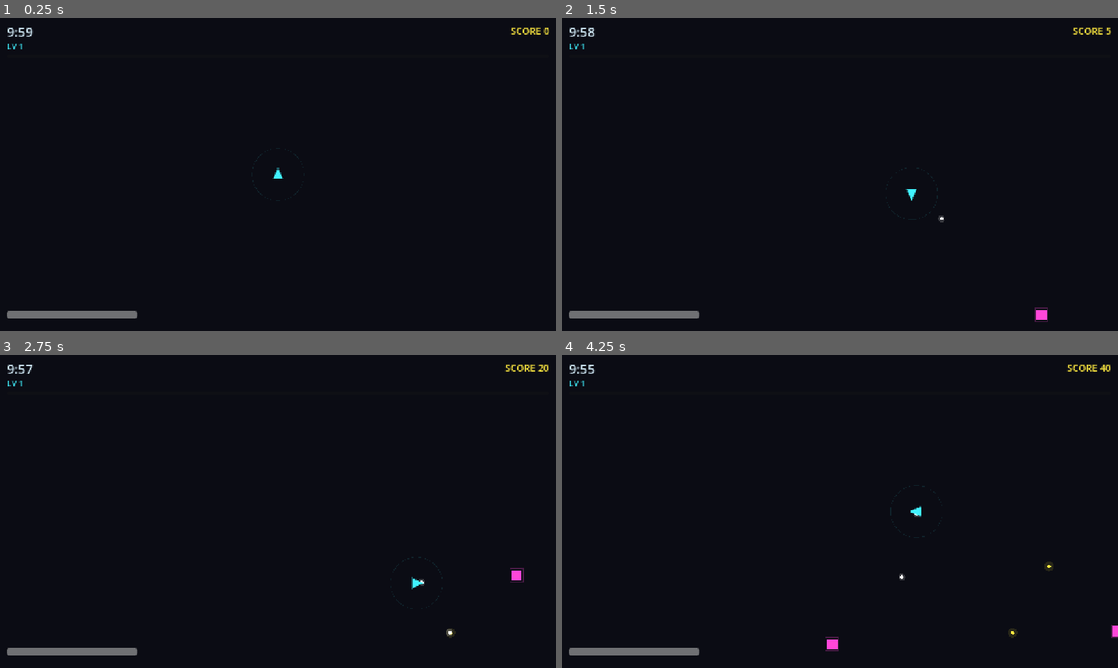
Above: before the commit, frames 1-4 (two rows, left to right).
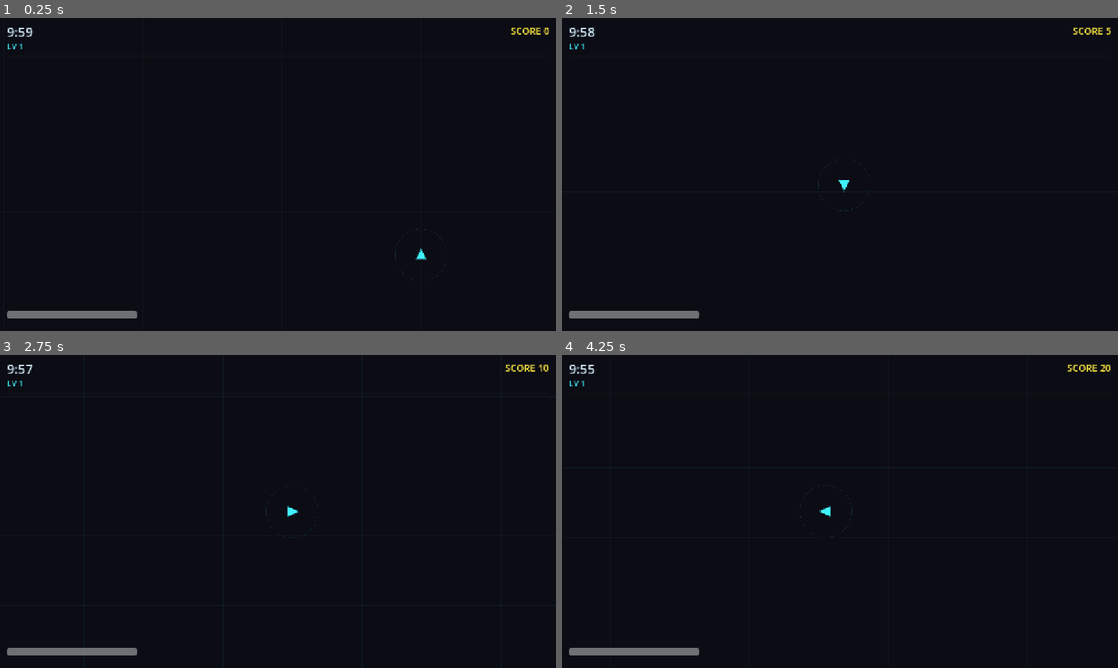
Above: after the commit, the same moments.

Repository: NeekPizza/godot-roguelite
Game: Godot game, scene res://scenes/run.tscn
Two runs of this game, one before a commit and one after it. Both use one fixed random seed, a clock stepped at 60 frames per second and the inputs below.
Inputs:
- Up to frame 1 (0.25 s): no input
- Up to frame 2 (1.5 s): hold D (move_right) 0.53-1.28 s; hold S (move_down) from 1.28 s (still down)
- Up to frame 3 (2.75 s): release S (move_down) at 2.03 s; hold D (move_right) from 2.03 s (still down)
- Up to frame 4 (4.25 s): release D (move_right) at 2.78 s; hold W (move_up) 2.78-3.53 s; hold A (move_left) from 3.53 s (still down)

The runs differ from the first frame. In frame 1, less than 0.1% of the frame differs, in the area x 0-77%, y 47-78%; in frame 2, 0.2%; in frame 3, 0.3%; in frame 4, 0.4%, in the area x 8-100%, y 3-95%.

Commit message:
Open up the world: 3200x1800 finite arena with following camera
- Arena.RECT 1280x720 -> 3200x1800 (~2.5x screen per axis), hard walls
- Camera2D on the player, smoothing enabled, limits driven from Arena.RECT
- New WorldBounds layer draws walls + faint grid; without motion cues an
  unlit scrolling field gives no sense of speed or position. Walls are drawn
  INSET because the camera is limited to exactly the world rect, so a border
  stroked on the boundary would sit half-off-screen.

Spawns remain absolute world coordinates — deliberately NOT reverted to
player-relative ring spawns. Determinism re-verified: two 30s seeded runs
produce identical output.

Co-Authored-By: Claude Opus 4.8 (1M context) <noreply@anthropic.com>

Diff:
--- a/project.godot
+++ b/project.godot
@@ -1,13 +1,18 @@
 ; Engine configuration file.
-; Maintained by hand — keep it small and readable.
+; It's best edited using the editor UI and not directly,
+; since the parameters that go here are not all obvious.
+;
+; Format:
+;   [section] ; section goes between []
+;   param=value ; assign values to parameters
 
 config_version=5
 
 [application]
 
 config/name="Daily Seed"
+run/main_scene="res://scenes/run.tscn"
 config/features=PackedStringArray("4.7", "GL Compatibility")
-run/main_scene="res://scenes/run.tscn"
 
 [autoload]
 
@@ -29,10 +34,6 @@
 
 [physics]
 
-; Fixed timestep is a hard requirement of the daily-seed determinism contract.
-; All gameplay runs in _physics_process. See docs/GDD.md section 9.
-common/physics_ticks_per_second=60
-common/max_physics_steps_per_frame=8
 2d/default_gravity=0.0
 
 [rendering]
--- a/scenes/player.tscn
+++ b/scenes/player.tscn
@@ -12,3 +12,7 @@
 
 [node name="Shape" type="CollisionShape2D" parent="."]
 shape = SubResource("CircleShape2D_1")
+
+[node name="Camera" type="Camera2D" parent="."]
+position_smoothing_enabled = true
+position_smoothing_speed = 6.0
--- a/scenes/run.tscn
+++ b/scenes/run.tscn
@@ -1,10 +1,14 @@
-[gd_scene load_steps=3 format=3]
+[gd_scene load_steps=4 format=3]
 
 [ext_resource type="Script" path="res://scripts/run.gd" id="1"]
 [ext_resource type="PackedScene" path="res://scenes/player.tscn" id="2"]
+[ext_resource type="Script" path="res://scripts/world_bounds.gd" id="3"]
 
 [node name="Run" type="Node2D"]
 script = ExtResource("1")
+
+[node name="WorldBounds" type="Node2D" parent="."]
+script = ExtResource("3")
 
 [node name="Gems" type="Node2D" parent="."]
 
--- a/scripts/arena.gd
+++ b/scripts/arena.gd
@@ -1,16 +1,17 @@
 class_name Arena
 extends RefCounted
 
-## The playfield is a fixed, fully-visible rectangle — no scrolling camera.
+## The playfield is a large FINITE world with hard walls, viewed through a
+## camera that follows the player. Roughly 2.5x the 1280x720 screen on each
+## axis, so there is room to run without the world ever becoming unbounded.
 ##
-## Why bounded rather than the genre-typical infinite field: with a fixed arena,
-## enemy spawn points are absolute rather than player-relative, so two players
-## on the same daily seed get byte-identical spawn positions, not merely
-## identical spawn *timings*. That makes the determinism contract in GDD
-## section 9 hold literally. It also means the whole battlefield is always on
-## screen, which suits flat neon geometry.
+## Why finite rather than the genre-typical infinite field: a fixed world lets
+## enemy spawn points be absolute world coordinates rather than player-relative,
+## so two players on the same daily seed get byte-identical spawn positions —
+## not merely identical spawn *timings*. That makes the determinism contract in
+## GDD section 9 hold literally, and it is non-negotiable.
 
-const RECT := Rect2(0.0, 0.0, 1280.0, 720.0)
+const RECT := Rect2(0.0, 0.0, 3200.0, 1800.0)
 
 ## Enemies spawn this far outside the arena edge and walk inward, so nothing
 ## ever materialises on top of the player.
--- a/scripts/player.gd
+++ b/scripts/player.gd
@@ -35,6 +35,18 @@
 func _ready() -> void:
 	add_to_group("player")
 	position = Arena.center()
+	_setup_camera()
+
+
+## Clamp the camera to the world rect so the view never drifts past the walls
+## into empty space. Driven from Arena.RECT rather than hardcoded in the scene,
+## so resizing the world stays a one-line change.
+func _setup_camera() -> void:
+	var camera: Camera2D = $Camera
+	camera.limit_left = int(Arena.RECT.position.x)
+	camera.limit_top = int(Arena.RECT.position.y)
+	camera.limit_right = int(Arena.RECT.end.x)
+	camera.limit_bottom = int(Arena.RECT.end.y)
 
 
 func _physics_process(delta: float) -> void:
--- /dev/null
+++ b/scripts/world_bounds.gd
@@ -0,0 +1,31 @@
+extends Node2D
+
+## Draws the world's hard walls and a faint grid.
+##
+## Purely cosmetic, but not optional: once the camera scrolls, an unlit black
+## field gives no sense of speed or position. The grid supplies parallax-free
+## motion cues and the border tells the player where the walls actually are.
+
+const GRID_STEP := 160.0
+const COLOR_GRID := Color(0.30, 0.85, 1.0, 0.055)
+const COLOR_WALL := Color(0.35, 0.90, 1.0, 0.55)
+
+
+func _draw() -> void:
+	var rect := Arena.RECT
+
+	var x := rect.position.x
+	while x <= rect.end.x:
+		draw_line(Vector2(x, rect.position.y), Vector2(x, rect.end.y), COLOR_GRID, 1.0)
+		x += GRID_STEP
+
+	var y := rect.position.y
+	while y <= rect.end.y:
+		draw_line(Vector2(rect.position.x, y), Vector2(rect.end.x, y), COLOR_GRID, 1.0)
+		y += GRID_STEP
+
+	# Drawn INSET, not on the rect itself. The camera is limited to exactly the
+	# world rect, so a border stroked on the boundary would sit half-off-screen
+	# and read as nothing. Insetting keeps the wall fully visible from inside.
+	draw_rect(rect.grow(-3.0), COLOR_WALL, false, 5.0)
+	draw_rect(rect.grow(-12.0), Color(COLOR_WALL, 0.15), false, 16.0)
Not shown, added: scripts/world_bounds.gd.uid
Not shown, changed: docs/GDD.md
